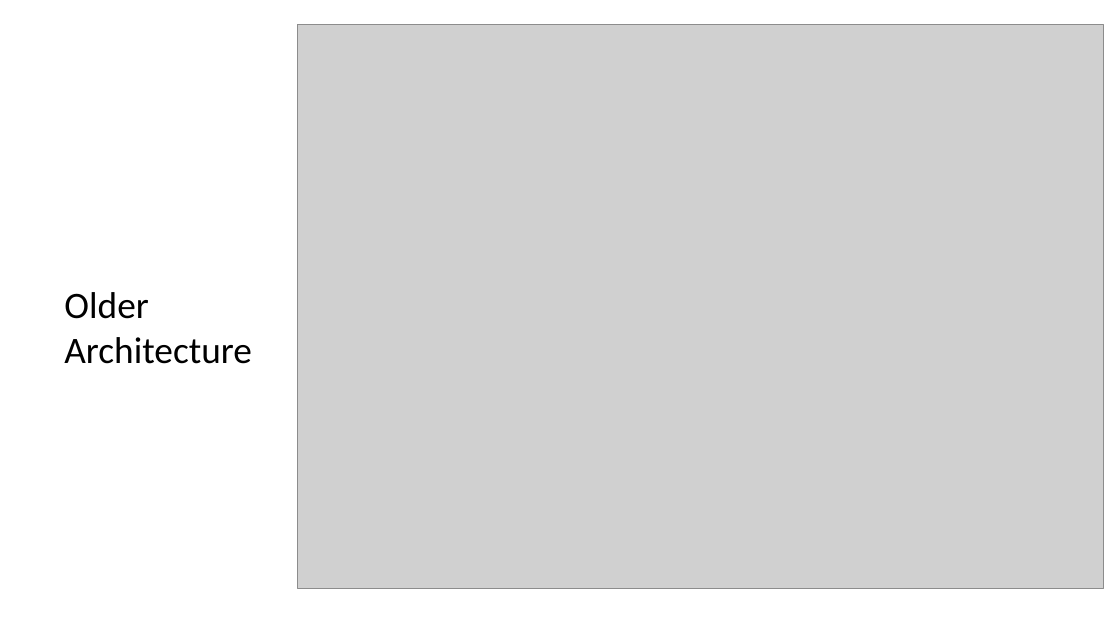
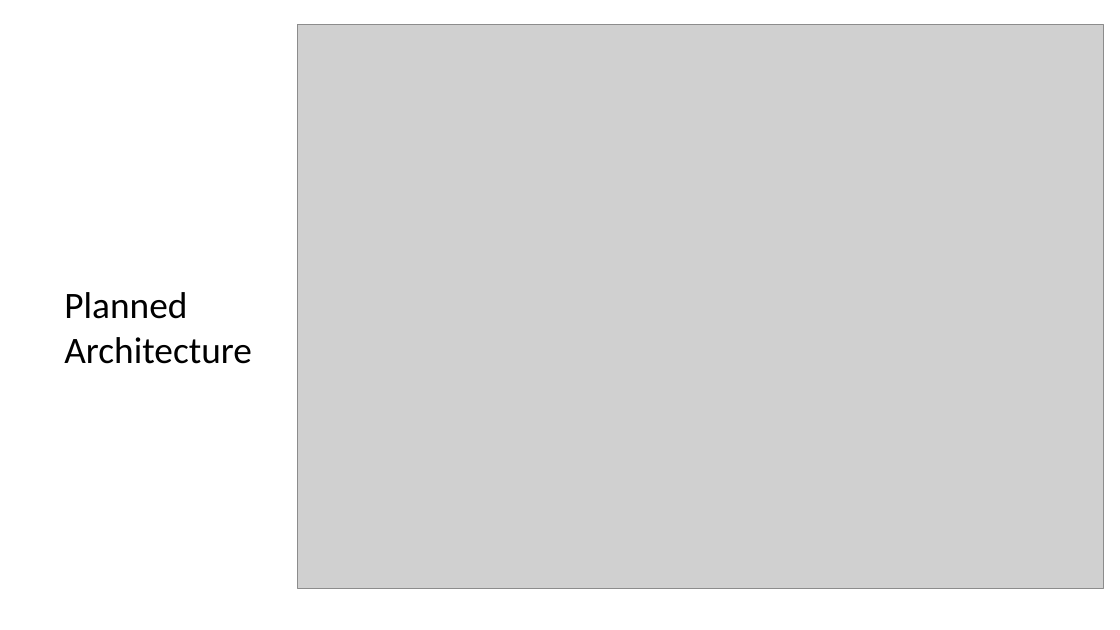
Before and after one commit to pesumca/vibhaag, a slide deck: slide 4 of docs/second_presentation/Vibhaag - Second Presentation.pptx (slide 3 before the commit). Drawn at 1120x630 pixels with LibreOffice and Linux fonts; fonts in the diff are those of the drawing; grey boxes stand for pictures. Boxes give left, top, right and bottom in pixels: in the first picture for what was removed or moved away, otherwise in the second. Text is boxed around its words. In the diff, an @@ line names an element or a change of style, - is before the commit and + after.

```diff
--- a/docs/second_presentation/Vibhaag - Second Presentation.pptx
+++ b/docs/second_presentation/Vibhaag - Second Presentation.pptx
@@ text at (64, 292, 187, 319): text changed @@
-Older
+Planned
```
Also in this commit, not shown: 3 other slides changed, 4 slides added, 1 slide removed, 2 other files.
